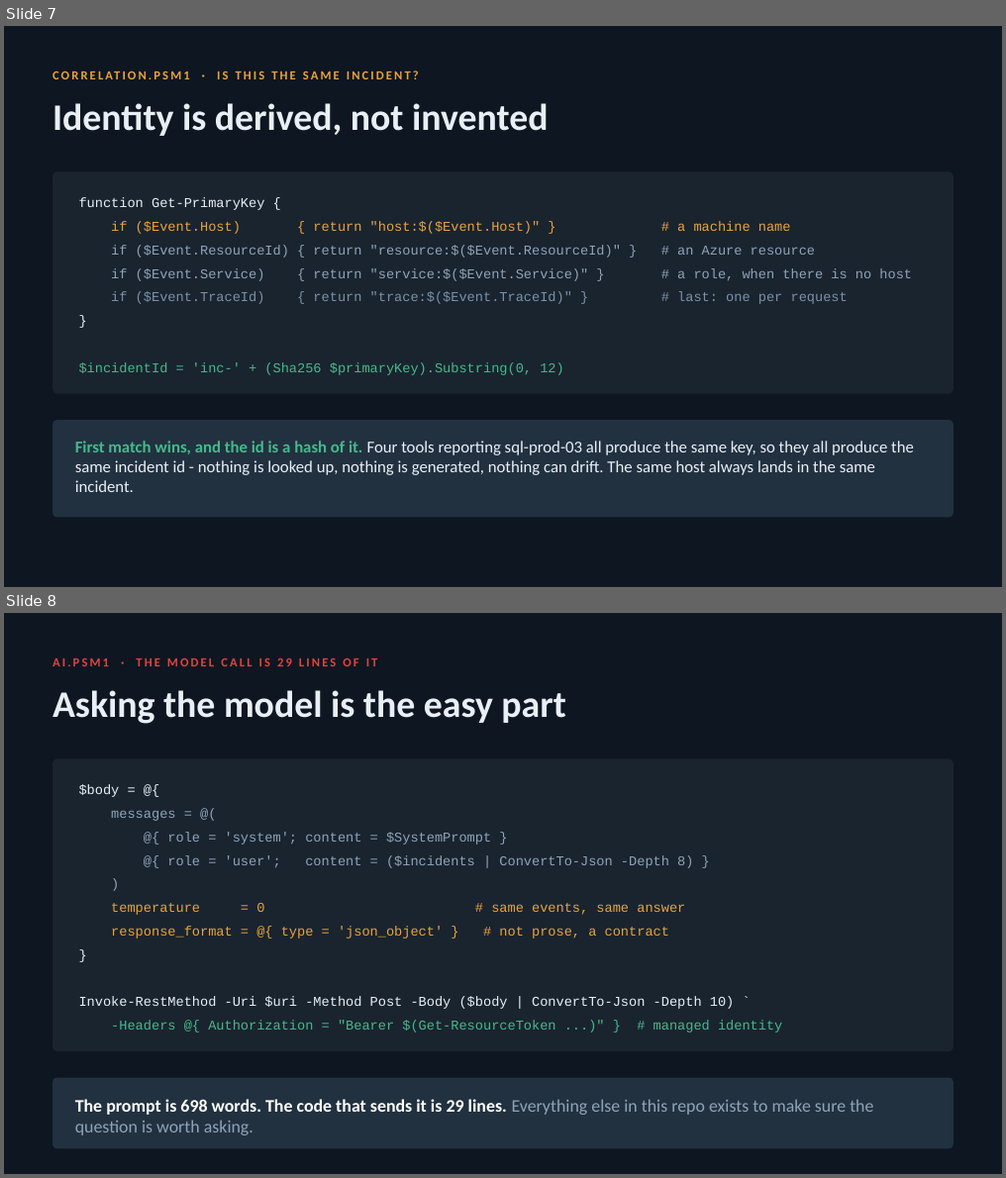
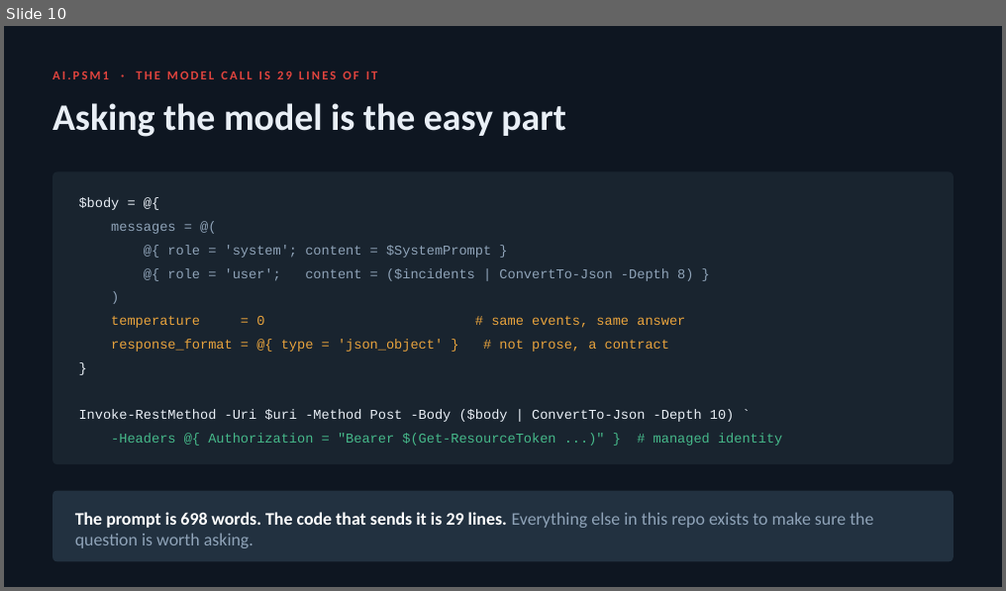
Before and after one commit to donnietaylor/cas2026, a slide deck: smarter-monitoring/slides/staging.pptx. Shown one above the other, each under a label of ours: slides 7 and 8 before the commit, slide 10 after it. The pictures are 1006x1178 and 1006x591 pixels, drawn with LibreOffice and Linux fonts; fonts in the diff are those of the drawing. Boxes give left, top, right and bottom in pixels: in the first picture for what was removed or moved away, otherwise in the second. Text is boxed around its words. In the diff, an @@ line names an element or a change of style, - is before the commit and + after.

Commit message:
slides update

```diff
--- a/smarter-monitoring/slides/staging.pptx
+++ b/smarter-monitoring/slides/staging.pptx
@@ slide 7 removed at <box>4,26,1002,587</box>, background #0E1621 @@
@@ text removed at <box>53,103,548,136</box> @@
-Identity is derived, not invented
@@ text removed at <box>75,103,875,492</box> @@
-CORRELATION.PSM1 · IS THIS THE SAME INCIDENT?
@@ rounded rectangle removed at <box>53,172,953,394</box> @@
@@ text removed at <box>79,197,264,210</box> @@
-function Get-PrimaryKey {
@@ text removed at <box>111,221,791,234</box> @@
-if ($Event.Host) { return "host:$($Event.Host)" } # a machine name
@@ text removed at <box>111,245,815,258</box> @@
-if ($Event.ResourceId) { return "resource:$($Event.ResourceId)" } # an Azure resource
@@ text removed at <box>111,269,912,281</box> @@
-if ($Event.Service) { return "service:$($Event.Service)" } # a role, when there is no host
@@ text removed at <box>111,291,847,304</box> @@
-if ($Event.TraceId) { return "trace:$($Event.TraceId)" } # last: one per request
@@ text removed at <box>79,308,927,332</box> @@
-}
@@ text removed at <box>79,363,564,375</box> @@
-$incidentId = 'inc-' + (Sha256 $primaryKey).Substring(0, 12)
@@ rounded rectangle removed at <box>53,421,953,518</box> @@
@@ text removed at <box>75,441,914,475</box> @@
-First match wins, and the id is a hash of it. Four tools reporting sql-prod-03 all produce the same key, so they all produce the same incident id - nothing is looked up, nothing is generated, nothing can drift. The same host always lands in the same incident.
@@ what was slide 8 is now slide 10 @@
```
Also in this commit, not shown: 3 slides added, 2 other files.
